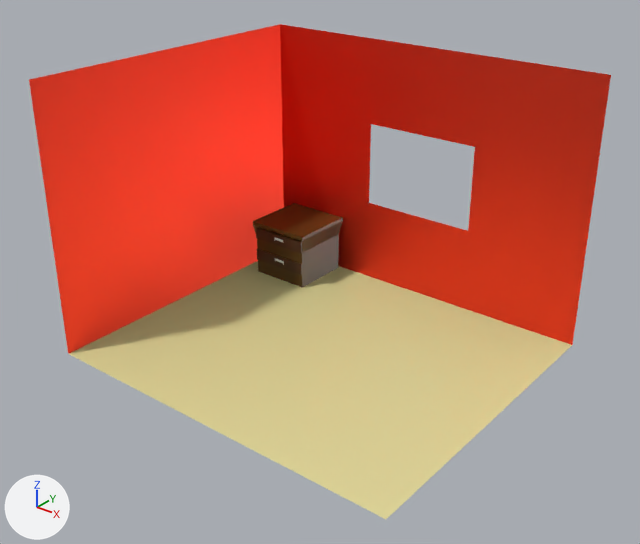
Before and after pictures for a commit that changed the FBX model Hotel_PM/Assets/Blender Assets/Nightstand.fbx.
One viewpoint serves both versions: a 50 mm camera at (8.71, -10.97, 8.86) aimed at (0.19, -0.31, 2.25). Every picture has the same lights, and +X, +Y and +Z are marked at lower left. Where no turn or scale is listed for an object, it has been applied to the vertices.

The first picture shows 'NightStand_Base', 'Room'.
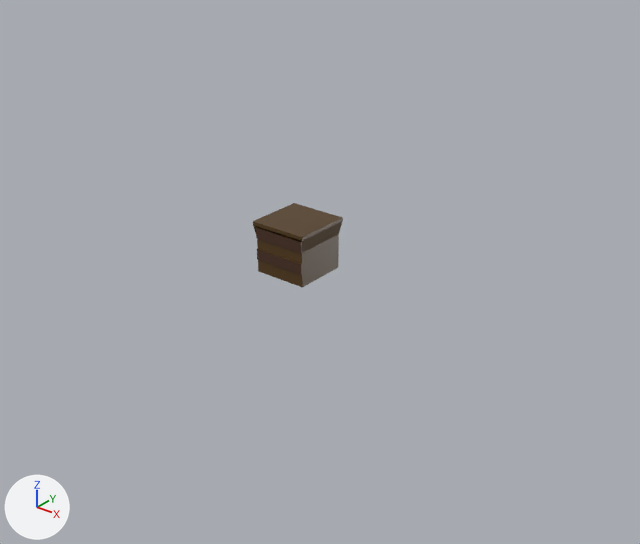
Location of each change, [x1, y1, x2, y2] in pixels of the pictures (640 x 544 px):
'Room', deleted: before [29, 24, 611, 519]
    faces in mat_material_020 (red #ff4c35): [29, 24, 611, 354]
    faces in mat_material (beige #e7dd9d): [69, 261, 572, 519]

What the commit changed:
Object 'Room' (ob_room) is deleted.
